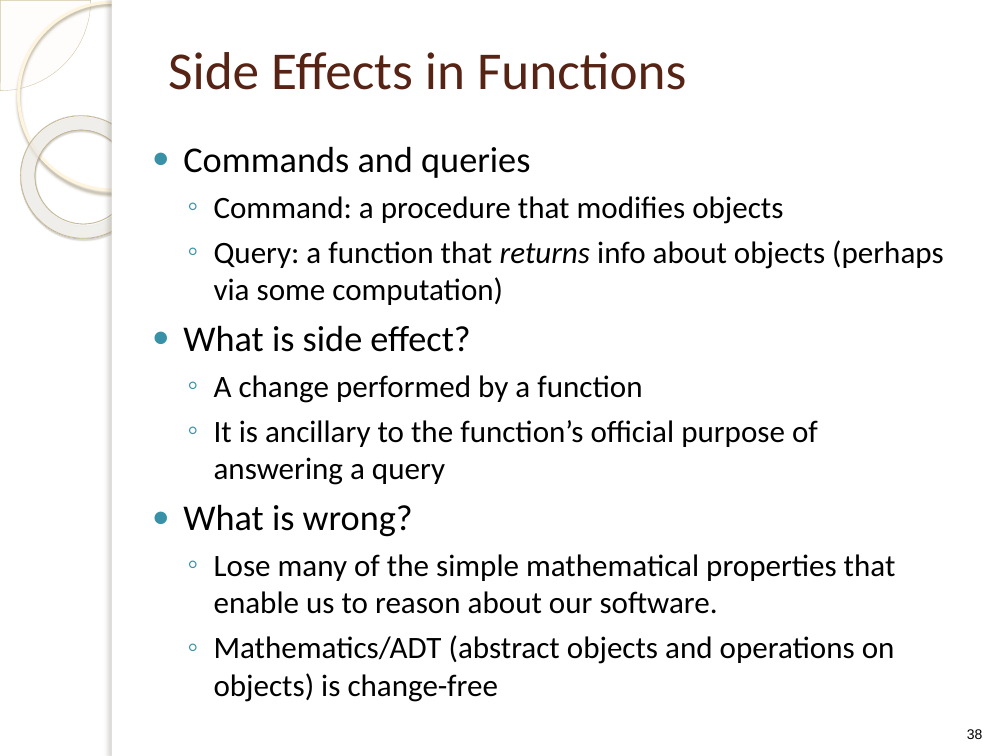
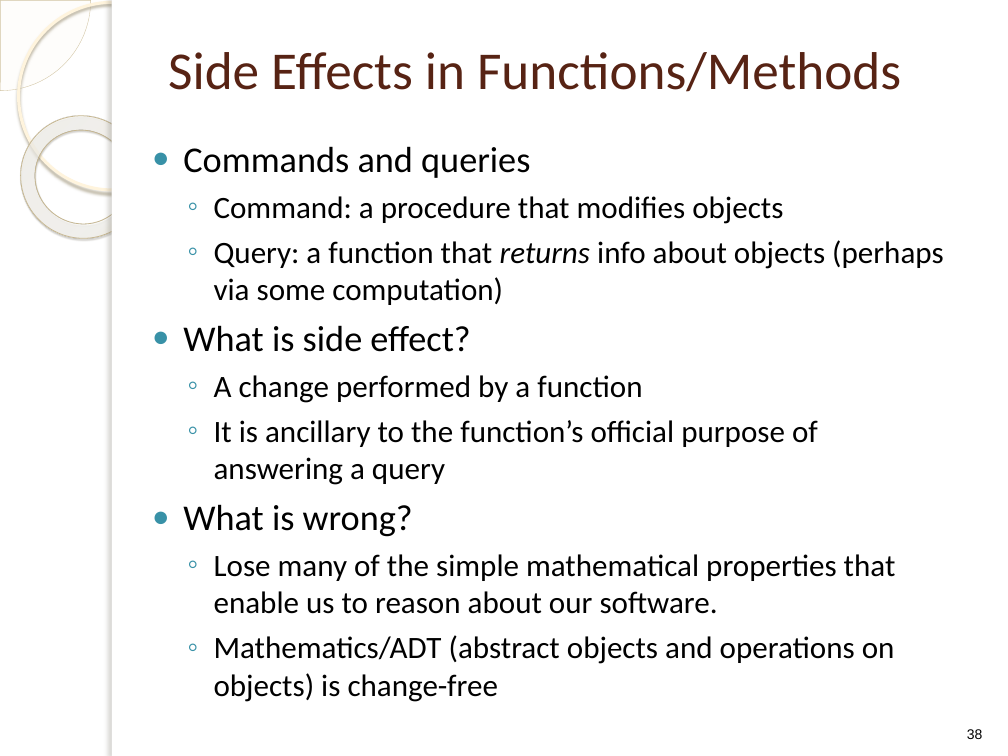
Before and after one commit to f1lm/MS-2014-Boise-State-University, a slide deck: slide 38 of Advance Software Engineering/Lecture Notes/ClassDesign.pptx. Drawn at 1008x756 pixels with LibreOffice and Linux fonts; fonts in the diff are those of the drawing; background and template pictures are left out. Boxes give left, top, right and bottom in pixels: in the first picture for what was removed or moved away, otherwise in the second. Text is boxed around its words. In the diff, an @@ line names an element or a change of style, - is before the commit and + after.

```diff
--- a/Advance Software Engineering/Lecture Notes/ClassDesign.pptx
+++ b/Advance Software Engineering/Lecture Notes/ClassDesign.pptx
@@ title at (x1=168, y1=52, x2=901, y2=92): text changed @@
-Side Effects in Functions
+Side Effects in Functions/Methods
```
Also in this commit, not shown: 15 other slides changed, 2 slides removed.
